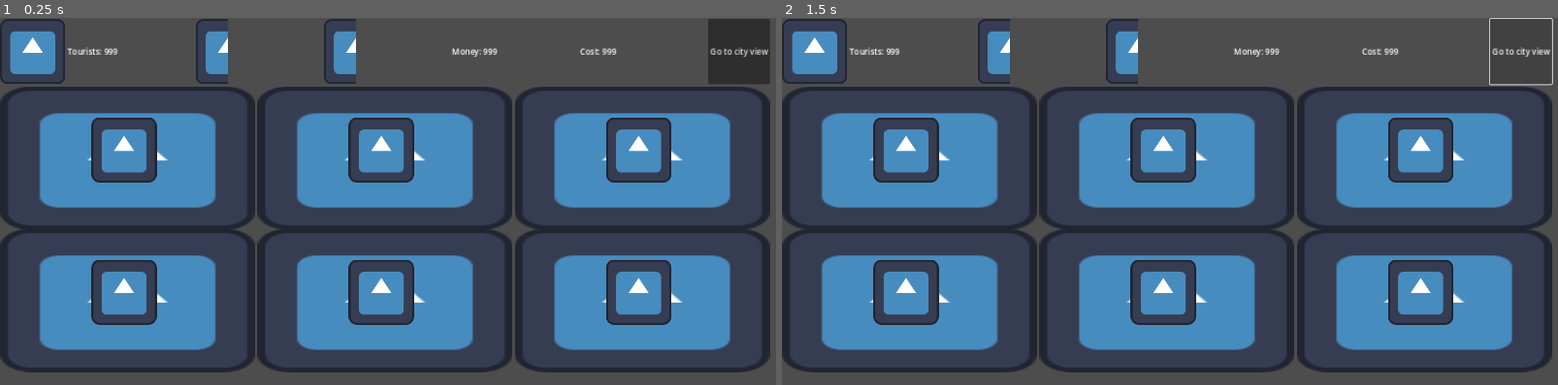
Above: before the commit, frames 1-2 (left to right).
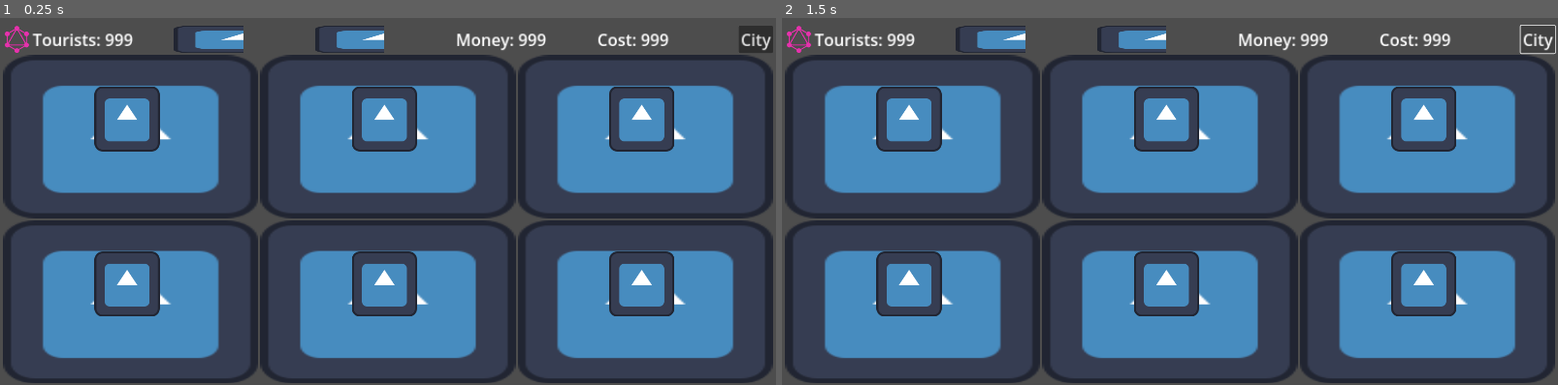
Above: after the commit, the same moments.

Repository: daniel-macias/energy-game
Game: Godot game, scene res://scenes/game.tscn
Two runs of this game, one before a commit and one after it. Both use one fixed random seed, a clock stepped at 60 frames per second and the inputs below. The engine's default icon, where the game draws it, is replaced by a stand-in: a white triangle on a blue panel in a dark square.
Inputs:
- Up to frame 1 (0.25 s): no input
- Up to frame 2 (1.5 s): click "Go to city view" (after the commit: "City") at 0.5 s; click "Go to city view" (after the commit: "City") at 1.25 s

The runs differ from the first frame. In frame 1, 32% of the frame differs, in the area x 0-100%, y 0-100%; in frame 2, 31%.

Commit message:
made the top bar thinner

Diff:
--- a/scenes/game.tscn
+++ b/scenes/game.tscn
@@ -1,5 +1,6 @@
-[gd_scene load_steps=3 format=3 uid="uid://c7a8cexa0tn2l"]
+[gd_scene load_steps=4 format=3 uid="uid://c7a8cexa0tn2l"]
 
+[ext_resource type="Texture2D" uid="uid://bjcmyhwx6rxme" path="res://test.png" id="1_s5s73"]
 [ext_resource type="Texture2D" uid="uid://bpbnk8p61xp2l" path="res://icon.svg" id="1_wyxp4"]
 [ext_resource type="PackedScene" uid="uid://m20qguwbdhdt" path="res://scenes/room.tscn" id="2_ylmqk"]
 
@@ -19,9 +20,18 @@
 size_flags_horizontal = 4
 
 [node name="VBoxContainer" type="VBoxContainer" parent="."]
-layout_mode = 0
-offset_right = 1508.0
-offset_bottom = 636.0
+layout_mode = 1
+anchors_preset = 8
+anchor_left = 0.5
+anchor_top = 0.5
+anchor_right = 0.5
+anchor_bottom = 0.5
+offset_left = -754.0
+offset_top = -343.0
+offset_right = 754.0
+offset_bottom = 355.0
+grow_horizontal = 2
+grow_vertical = 2
 alignment = 1
 
 [node name="HBoxContainer" type="HBoxContainer" parent="VBoxContainer"]
@@ -31,44 +41,50 @@
 
 [node name="Happiness" type="TextureRect" parent="VBoxContainer/HBoxContainer"]
 layout_mode = 2
-texture = ExtResource("1_wyxp4")
+texture = ExtResource("1_s5s73")
+expand_mode = 3
 
 [node name="Tourists" type="Label" parent="VBoxContainer/HBoxContainer"]
 layout_mode = 2
 size_flags_horizontal = 3
+theme_override_font_sizes/font_size = 32
 text = "Tourists: 999"
 
 [node name="Wattage" type="TextureProgressBar" parent="VBoxContainer/HBoxContainer"]
 layout_mode = 2
 size_flags_horizontal = 3
 value = 50.0
+nine_patch_stretch = true
 texture_progress = ExtResource("1_wyxp4")
 
 [node name="Cleanliness" type="TextureProgressBar" parent="VBoxContainer/HBoxContainer"]
 layout_mode = 2
 size_flags_horizontal = 3
 value = 50.0
+nine_patch_stretch = true
 texture_progress = ExtResource("1_wyxp4")
 
 [node name="Money" type="Label" parent="VBoxContainer/HBoxContainer"]
 layout_mode = 2
 size_flags_horizontal = 3
+theme_override_font_sizes/font_size = 32
 text = "Money: 999"
 
 [node name="Cost" type="Label" parent="VBoxContainer/HBoxContainer"]
 layout_mode = 2
 size_flags_horizontal = 3
+theme_override_font_sizes/font_size = 32
 text = "Cost: 999
 "
 
 [node name="City" type="Button" parent="VBoxContainer/HBoxContainer"]
 layout_mode = 2
 size_flags_horizontal = 8
-text = "Go to city view"
+theme_override_font_sizes/font_size = 32
+text = "City"
 
 [node name="GridContainer" type="GridContainer" parent="VBoxContainer"]
 layout_mode = 2
-size_flags_horizontal = 4
 columns = 3
 
 [node name="Control" parent="VBoxContainer/GridContainer" instance=ExtResource("2_ylmqk")]
--- a/scenes/room.tscn
+++ b/scenes/room.tscn
@@ -3,27 +3,27 @@
 [ext_resource type="Texture2D" uid="uid://bpbnk8p61xp2l" path="res://icon.svg" id="1_4sh66"]
 
 [node name="Control" type="Control"]
-custom_minimum_size = Vector2(500, 275)
+custom_minimum_size = Vector2(500, 320)
 layout_mode = 3
 anchors_preset = 0
-offset_right = 409.0
-offset_bottom = 288.0
+offset_right = 500.0
+offset_bottom = 281.0
 
 [node name="TextureRect" type="TextureRect" parent="."]
 layout_mode = 0
 offset_right = 500.0
-offset_bottom = 282.0
+offset_bottom = 320.0
 texture = ExtResource("1_4sh66")
 
 [node name="TextureButton" type="TextureButton" parent="."]
 layout_mode = 1
 anchors_preset = -1
-anchor_right = 1.226
-anchor_bottom = 0.848
+anchor_right = 1.0
+anchor_bottom = 0.869
 offset_left = 179.0
 offset_top = 61.0
-offset_right = -194.434
-offset_bottom = -55.224
+offset_right = -193.0
+offset_bottom = -95.163
 texture_normal = ExtResource("1_4sh66")
 
 [node name="Panel" type="Panel" parent="."]
Binary file added: test.png
Not shown, added: test.png.import
